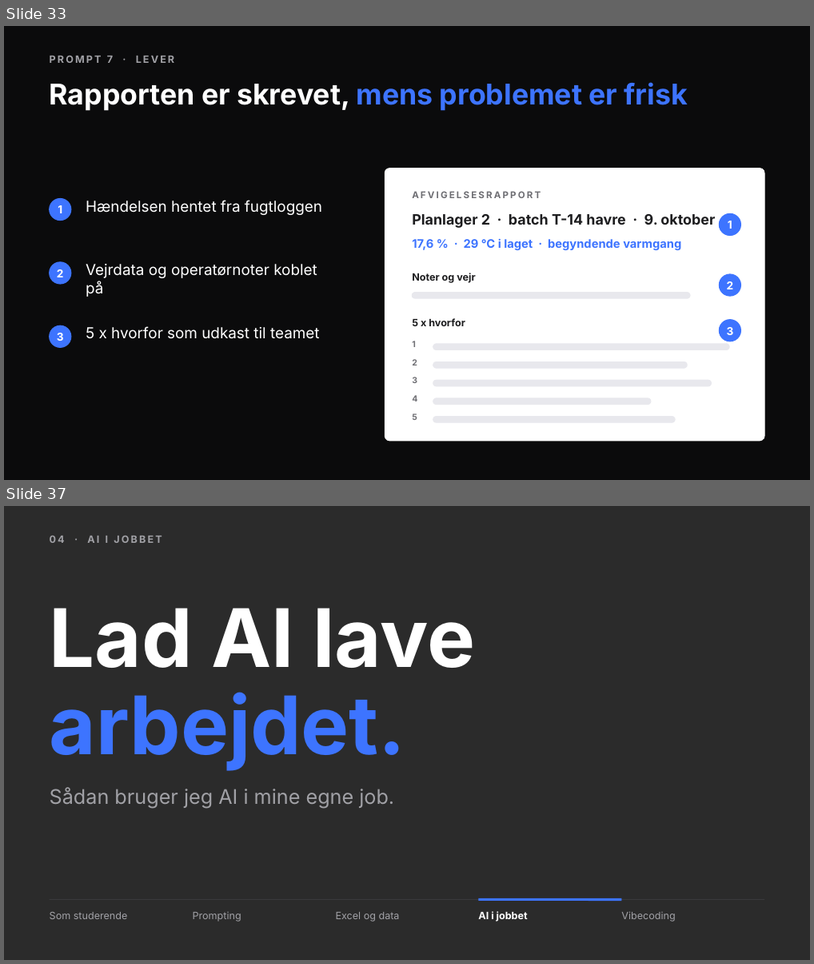
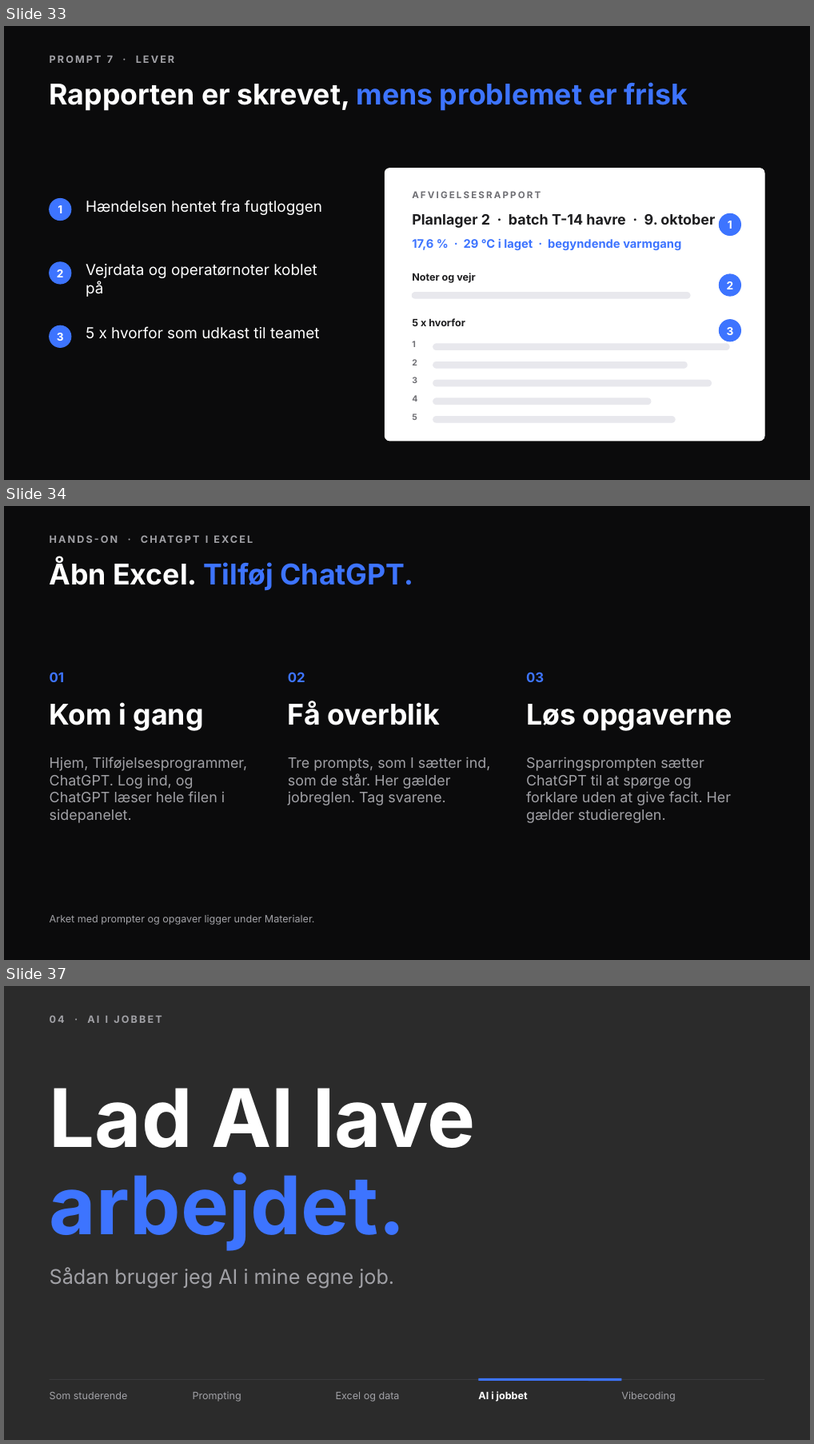
Before and after one commit to andr8769-ui/ucl-ai-undervisning, a slide deck: private/proces/praesentation.pptx. Shown one above the other, each under a label of ours: slides 33 and 37 before the commit, slides 33, 34 and 37 after it; the slides between them are not shown. The pictures are 814x964 and 814x1444 pixels, drawn with LibreOffice and Linux fonts; fonts in the diff are those of the drawing; background and template pictures are left out; a plain dark background stands for a picture behind light text. Boxes give left, top, right and bottom in pixels: in the first picture for what was removed or moved away, otherwise in the second. Text is boxed around its words. In the diff, an @@ line names an element or a change of style, - is before the commit and + after.

```diff
--- a/private/proces/praesentation.pptx
+++ b/private/proces/praesentation.pptx
@@ slide 34 added at (4,506,810,960), background #0B0B0C @@
@@ text added at (206,536,209,543), 12 pt, text #A1A1A6, bold @@
+HANDS-ON · CHATGPT I EXCEL
@@ title added at (50,560,414,591), 34 pt, text #3D74FF, bold @@
+Åbn Excel. Tilføj ChatGPT.
@@ text added at (50,672,64,682), 16 pt, text #3D74FF, bold @@
+01
@@ text added at (288,672,306,682), 16 pt, text #3D74FF, bold @@
+02
@@ text added at (526,672,544,682), 16 pt, text #3D74FF, bold @@
+03
@@ text added at (50,702,204,731), 34 pt, text #FFFFFF, bold @@
+Kom i gang
@@ text added at (288,700,440,725), 34 pt, text #FFFFFF, bold @@
+Få overblik
@@ text added at (526,704,732,731), 34 pt, text #FFFFFF, bold @@
+Løs opgaverne
@@ text added at (50,756,248,823), 17 pt, text #A1A1A6 @@
+Hjem, Tilføjelsesprogrammer, ChatGPT. Log ind, og ChatGPT læser hele filen i sidepanelet.
@@ text added at (288,756,490,805), 17 pt, text #A1A1A6 @@
+Tre prompts, som I sætter ind, som de står. Her gælder jobreglen. Tag svarene.
@@ text added at (526,756,731,823), 17 pt, text #A1A1A6 @@
+Sparringsprompten sætter ChatGPT til at spørge og forklare uden at give facit. Her gælder studiereglen.
@@ text added at (50,915,315,924), 12 pt, text #A1A1A6 @@
+Arket med prompter og opgaver ligger under Materialer.
```
Also in this commit, not shown: 1 slide changed, 1 other slide added, 2 slides removed, 16 other files.
